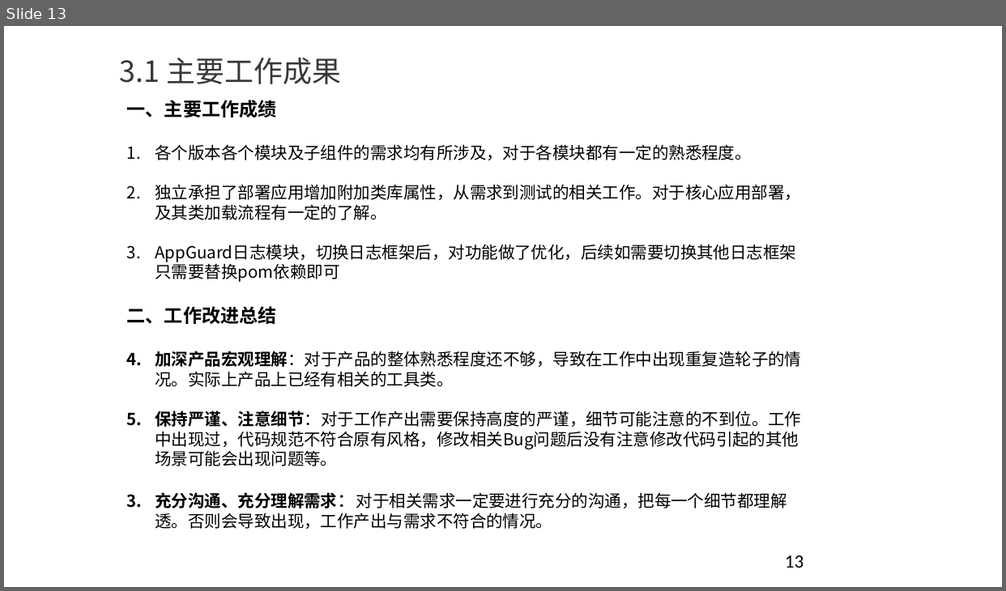
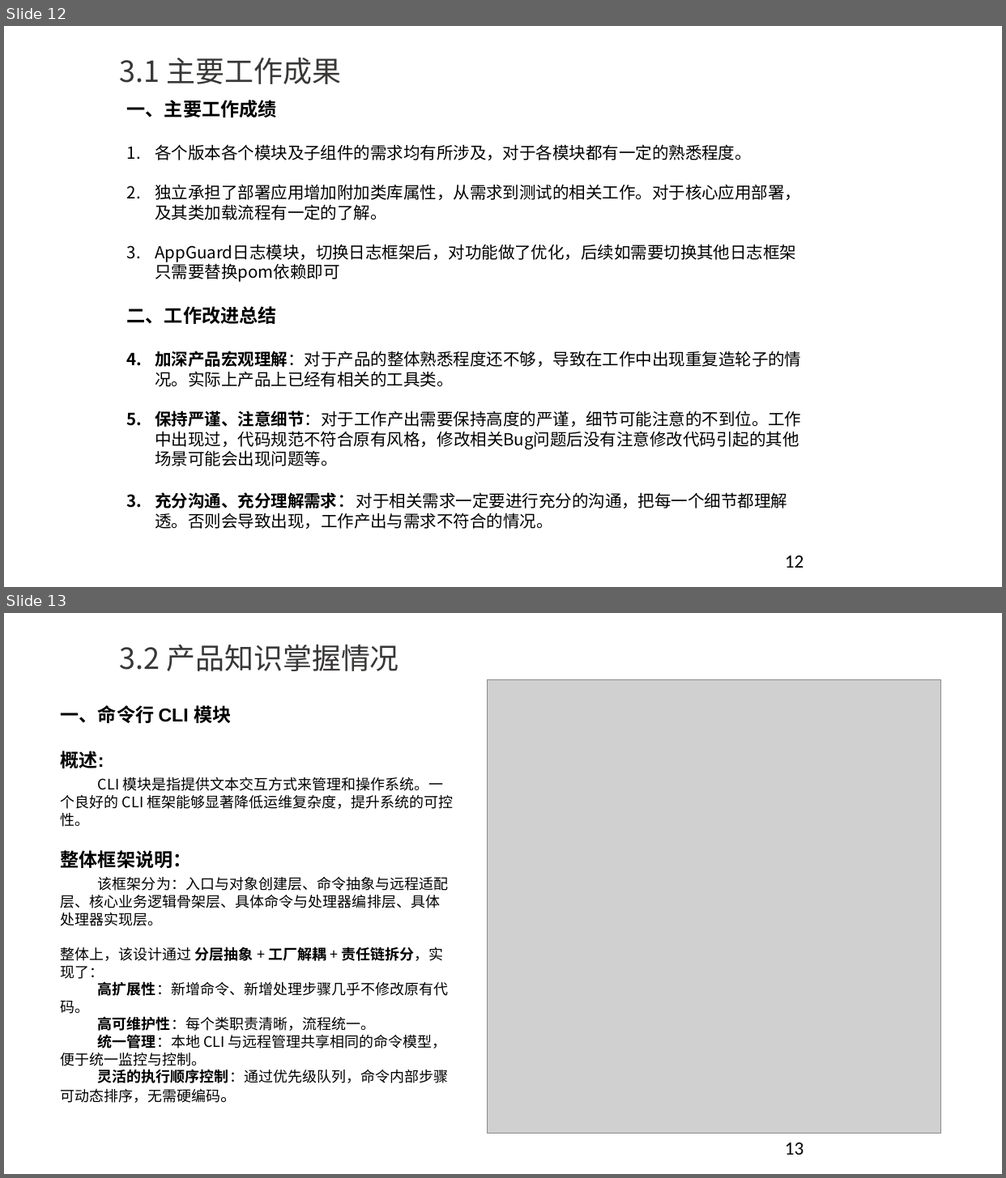
Before and after one commit to YouYouYouYouChe/Documents, a slide deck: 任职资格评审ppt-李世龙.pptx. Shown one above the other, each under a label of ours: slide 13 before the commit, slides 12 and 13 after it. The pictures are 1006x591 and 1006x1178 pixels, drawn with LibreOffice and Linux fonts; fonts in the diff are those of the drawing; grey boxes stand for pictures; background and template pictures are left out. Boxes give left, top, right and bottom in pixels: in the first picture for what was removed or moved away, otherwise in the second. Text is boxed around its words. In the diff, an @@ line names an element or a change of style, - is before the commit and + after.

```diff
--- a/任职资格评审ppt-李世龙.pptx
+++ b/任职资格评审ppt-李世龙.pptx
@@ slide 13 added at box(4, 613, 1002, 1174), background #FFFFFF @@
@@ title added at box(120, 645, 399, 671), 28 pt, text #383736 @@
+3.2 产品知识掌握情况
@@ picture added at box(487, 679, 940, 1133) @@
@@ text added at box(61, 705, 453, 1103), 14 pt, text #000000 @@
+一、命令行 CLI 模块
+概述:
+CLI 模块是指提供文本交互方式来管理和操作系统。一个良好的 CLI 框架能够显著降低运维复杂度，提升系统的可控性。
+整体框架说明：
+该框架分为：入口与对象创建层、命令抽象与远程适配层、核心业务逻辑骨架层、具体命令与处理器编排层、具体处理器实现层。
+整体上，该设计通过 分层抽象 + 工厂解耦 + 责任链拆分，实现了：
+高扩展性：新增命令、新增处理步骤几乎不修改原有代码。
+高可维护性：每个类职责清晰，流程统一。
+统一管理：本地 CLI 与远程管理共享相同的命令模型，便于统一监控与控制。
+灵活的执行顺序控制：通过优先级队列，命令内部步骤可动态排序，无需硬编码。
@@ page number added at box(785, 1143, 803, 1155), 18 pt, text #000000 @@
+13
@@ what was slide 13 is now slide 12 @@
@@ page number at box(785, 556, 803, 568): text changed @@
-13
+12
```
Also in this commit, not shown: 13 other slides added, 2 slides removed.
